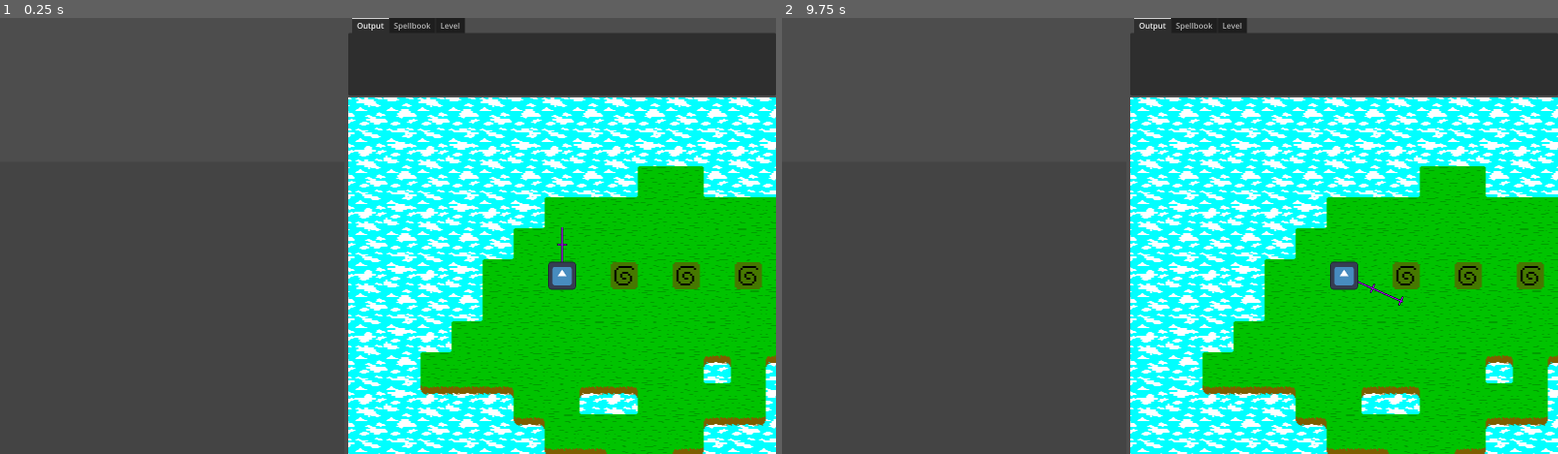
Above: before the commit, frames 1-2 (left to right).
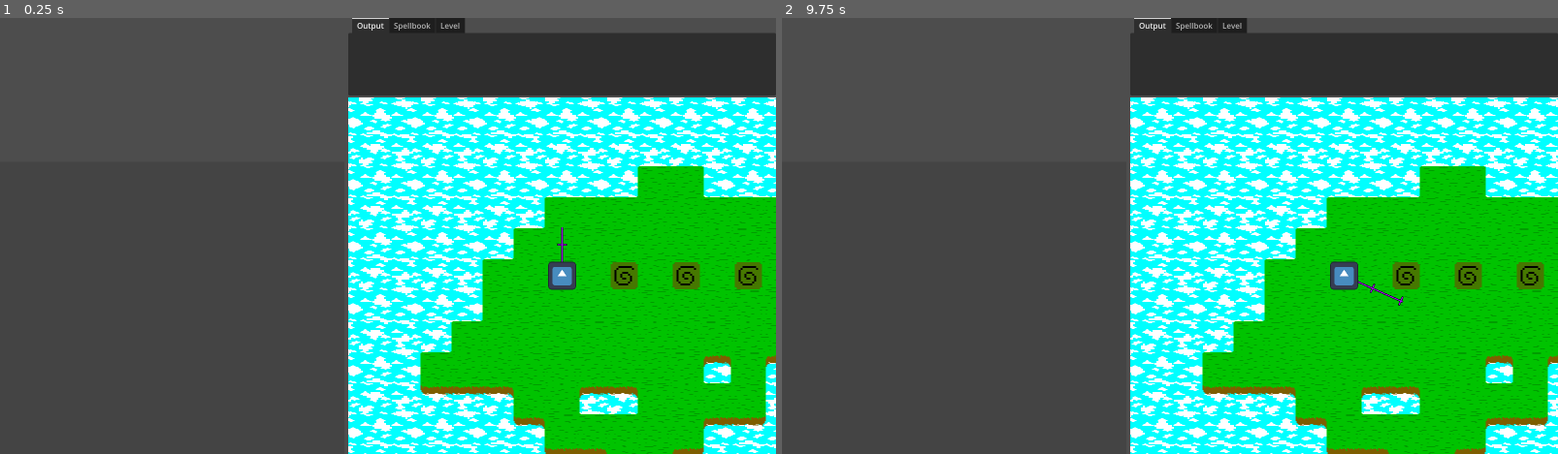
Above: after the commit, the same moments.

Repository: Nauviax/Hexgame
Game: Godot game, scene res://main_scene/main_scene.tscn
Same seed, same stepped clock (60 frames per second), same inputs: the game is played once before the commit and once after it. The engine's default icon, where the game draws it, is replaced by a stand-in: a white triangle on a blue panel in a dark square.
Inputs (mouse positions are in pixels of both pictures, inside the frame that each line leads up to):
- Up to frame 1 (0.25 s): no input
- Up to frame 2 (9.75 s): tap Enter at 0.5, 2, 3.5 s; move the mouse to (952, 310) at 0.52 s; hold D (move_right) 0.53-1.28 s; hold Space (fly) 0.53-1.28 s; click (952, 310) at 0.67 s; move the mouse to (789, 170) at 1.27 s; hold S (move_down) 1.28-2.03 s; tap Space (fly) every 1.5 s from 1.35 to 8.85 s; click (789, 170) at 1.42 s; move the mouse to (797, 188) at 2.02 s; hold D (move_right) 2.03-2.78 s; hold Space (fly) 2.03-2.78 s; click (797, 188) at 2.17 s; move the mouse to (789, 205) at 2.77 s; hold W (move_up) 2.78-3.53 s; click (789, 205) at 2.92 s; move the mouse to (797, 218) at 3.52 s; hold Space (fly) 3.53-4.28 s; hold A (move_left) 3.53-5.03 s; click (797, 218) at 3.67 s; move the mouse to (789, 236) at 4.27 s; click (789, 236) at 4.42 s; move the mouse to (797, 253) at 5.02 s; hold S (move_down) 5.03-5.78 s; hold Space (fly) 5.03-5.78 s; click (797, 253) at 5.17 s; move the mouse to (789, 266) at 5.77 s; hold D (move_right) 5.78-6.53 s; click (789, 266) at 5.92 s; move the mouse to (797, 283) at 6.52 s; hold W (move_up) 6.53-7.28 s; hold Space (fly) 6.53-7.28 s; click (797, 283) at 6.67 s; move the mouse to (789, 301) at 7.27 s; hold D (move_right) 7.28-8.03 s; click (789, 301) at 7.42 s; move the mouse to (797, 314) at 8.02 s; hold S (move_down) 8.03-8.78 s; hold Space (fly) 8.03-8.78 s; click (797, 314) at 8.17 s; move the mouse to (789, 331) at 8.77 s; hold A (move_left) 8.78-9.53 s; click (789, 331) at 8.92 s; move the mouse to (1402, 301) at 9.52 s; hold W (move_up) from 9.53 s (still down); hold Space (fly) from 9.53 s (still down); click (1402, 301) at 9.67 s

The runs differ from the first frame. In frame 1, 12% of the frame differs, in the area x 44-100%, y 18-100%; in frame 2, 12%.

Commit message:
Less jank, particles fixed, respawning flight, cooler level cam + parallax etc etc

Diff:
--- a/entity/entity.gd
+++ b/entity/entity.gd
@@ -90,8 +90,6 @@
 func set_fake_pos(pos):
 	if alive:
 		node.position = Entity.fake_to_real(pos)
-		if node is Player:
-			node.update_parallax() # Update parallax background for player.
 
 # Velocity get (Returns 0,0 if no velocity var)
 func get_fake_vel():
--- a/entity/player/player.gd
+++ b/entity/player/player.gd
@@ -9,14 +9,13 @@
 # Reference to the player's sentinel sprite (Pos and visibility controlled by entity)
 @export var sentinel: Node2D
 
-# Reference to the level parallax background (To be scrolled on player movement)
-# These nodes are added by level_base, they don't exist in the player scene.
-@onready var parallax_near = $NearLayer
-@onready var parallax_far = $FarLayer
-
 # Particle emitter references
 @onready var poofer_pgen = $Poofer
 @onready var trailer_pgen = $Trailer
+
+# Viewport/camera references
+@onready var viewport: Viewport = get_viewport()
+#@onready var camera: Camera2D = $Camera2D
 
 # Player starting spellbook for this level. Format: [iota, iota, iota, ...]
 @export var player_sb: Array = [[0.0, 1.0, 2.0, 3.0, 4.0], null, null, null]
@@ -32,8 +31,12 @@
 var acceleration = 0.015
 var tile_snap = Vector2(Entity.FAKE_SCALE, Entity.FAKE_SCALE) # Should equal grid scale, so player snaps to grid.
 var fly_chargeup = 0 # Charge to begin flying. 0 = not flying, 1-49 = charging, 50+ = flying (Flying has different movement)
-var flying = true # Whether the player is flying or not. True once charge reaches 50, but only false when charge reaches 0 again. (Player gains control earlier!)
+var flying = false # Whether the player is flying or not. True once charge reaches 50, but only false when charge reaches 0 again. (Player gains control earlier!)
 var fly_turnspeed = 0.075 # How fast the player turns while flying (Should be less than 1)
+
+# Respawn point, should player ever become out of bounds (Set to initial position)
+# Level_Base will move the player here if they aren't on a tile, checked every second.
+@onready var respawn_point: Vector2 = position
 
 # The player's look line
 @onready var look_line: Line2D = $Look_Dir
@@ -43,7 +46,6 @@
 	# Player character normally has 4 iota slots, and their spellbook can be read from but not written to externally.
 	entity.set_spellbook(true, false, player_sb.duplicate(true)) # Duplicate, or it won't reset with level
 	entity.look_dir = Vector2(0.0, -1.0) # Init just look up
-	update_parallax() # Parallax background initial pos set
 
 # Func for aiming player's look line (Taking in mouse position)
 func set_look_dir(mouse_pos: Vector2):
@@ -74,12 +76,13 @@
 			fly_chargeup += 1
 		elif not flying and fly_chargeup == 50:
 			flying = true
-			poofer_pgen.emitting = true # Poof particles (One-shot)
+			poofer_pgen.restart() # Fix poof particles sometimes not poofing on next takeoff
 			trailer_pgen.emitting = true # Start trail particles
 	else: # Handle decharging
-		if fly_chargeup > 0:
+		if fly_chargeup > 1:
 			fly_chargeup -= 1
-		else: # If charge == 0
+		elif fly_chargeup == 1: # If charge about to end, stop flying
+			fly_chargeup -= 1
 			flying = false
 			trailer_pgen.emitting = false # Stop trail particles
 
@@ -135,17 +138,10 @@
 				velocity = Vector2.from_angle(new_angle) * speed
 			position += velocity * delta # Ignore collisions, as we're flying
 
-	update_parallax() # Parallax background
-
 	# Player aiming controls
-	set_look_dir(to_local(get_viewport().get_mouse_position()))
+	set_look_dir(get_local_mouse_position())
 
 # Player cast controls (right click) are located in main_scene, as it requires access to hexecutor.
-
-# Scroll parallax background (Modding position by 64)
-func update_parallax():
-	parallax_far.position = Vector2(fmod(-position.x / 4, 64), fmod(-position.y / 4, 64))
-	parallax_near.position = parallax_far.position * 2
 
 # Handle collision with spikes
 func _on_spike_checker_body_entered(_body):
--- a/entity/player/player.tscn
+++ b/entity/player/player.tscn
@@ -15,7 +15,7 @@
 particles_anim_loop = false
 
 [sub_resource type="Gradient" id="Gradient_3wilb"]
-colors = PackedColorArray(1, 1, 1, 1, 1, 1, 1, 0)
+colors = PackedColorArray(0.784314, 0.784314, 0.784314, 1, 1, 1, 1, 0)
 
 [sub_resource type="GradientTexture1D" id="GradientTexture1D_46x23"]
 gradient = SubResource("Gradient_3wilb")
@@ -30,13 +30,13 @@
 angular_velocity_max = 100.0
 gravity = Vector3(0, 0, 0)
 damping_max = 100.0
-scale_min = 0.5
+scale_max = 1.5
 color_ramp = SubResource("GradientTexture1D_46x23")
 anim_speed_min = 1.0
 anim_speed_max = 1.5
 
 [sub_resource type="Gradient" id="Gradient_68tvs"]
-colors = PackedColorArray(1, 1, 1, 1, 1, 1, 1, 0)
+colors = PackedColorArray(0.784314, 0.784314, 0.784314, 1, 1, 1, 1, 0)
 
 [sub_resource type="GradientTexture1D" id="GradientTexture1D_l8feb"]
 gradient = SubResource("Gradient_68tvs")
@@ -48,7 +48,7 @@
 angular_velocity_min = 20.0
 angular_velocity_max = 100.0
 gravity = Vector3(0, 0, 0)
-scale_min = 0.5
+scale_max = 1.5
 color_ramp = SubResource("GradientTexture1D_l8feb")
 anim_speed_min = 1.0
 anim_speed_max = 1.5
@@ -92,12 +92,15 @@
 explosiveness = 1.0
 
 [node name="Trailer" type="GPUParticles2D" parent="."]
+z_index = -1
 material = SubResource("CanvasItemMaterial_xquuw")
 emitting = false
-amount = 2
+amount = 16
 process_material = SubResource("ParticleProcessMaterial_vp5b2")
 texture = ExtResource("4_1otv8")
 lifetime = 2.0
 
+[node name="Camera2D" type="Camera2D" parent="."]
+
 [connection signal="body_entered" from="Spike_Checker" to="." method="_on_spike_checker_body_entered"]
 [connection signal="body_exited" from="Spike_Checker" to="." method="_on_spike_checker_body_exited"]
--- a/levels/island_1/external_hub_1/level.tscn
+++ b/levels/island_1/external_hub_1/level.tscn
@@ -21,12 +21,6 @@
 position = Vector2(128, 128)
 player_sb = [[], null, null, null]
 
-[node name="FarLayer" parent="Player" index="4"]
-texture = ExtResource("4_eiyr4")
-
-[node name="NearLayer" parent="Player" index="5"]
-texture = ExtResource("5_b603i")
-
 [node name="Reveal_Iota" parent="." index="6" instance=ExtResource("6_55olu")]
 position = Vector2(256, 128)
 entity_name = "Reveal Iota"
@@ -44,3 +38,9 @@
 entity_name = "Test_Level"
 level_scene = ExtResource("9_5durt")
 sb = ["Key_2"]
+
+[node name="FarLayer" parent="ParallaxBackground/PL_Far" index="0"]
+texture = ExtResource("4_eiyr4")
+
+[node name="NearLayer" parent="ParallaxBackground/PL_Near" index="0"]
+texture = ExtResource("5_b603i")
--- a/levels/level_base.gd
+++ b/levels/level_base.gd
@@ -15,7 +15,7 @@
 var entities: Array
 
 # Player object for the level
-@onready var player = $Player
+@onready var player: Player = $Player
 
 # Most recently revealed iota (For level verification)
 var revealed_iota = null
@@ -37,11 +37,14 @@
 	# Apply initiator to level
 	initiator.initiate(self)
 
-# Control level centering
-func _process(_delta):
-	# Center level on player
-	var pos = player.position
-	position = -pos + parent.size / 2
+# Update function for the level. Currently just moves player to it's respawn point if it's not on a tile
+var process_count = 0
+func _physics_process(_delta):
+	process_count += 1
+	if process_count >= 60: # Every second, roughly
+		process_count = 0
+		if (not player.flying) and get_tile(player.entity.get_fake_pos(), 0) == -1: # If player is not on a tile
+			player.position = player.respawn_point # Move player to respawn point
 
 # Test if the level is complete (And save result)
 func validate():
@@ -133,7 +136,7 @@
 		match atlas:
 			Vector2i(1,0), Vector2i(0,1): # Wall, Glass
 				return 0
-			Vector2i(1,1): # White floor
+			Vector2i(1,1): # White floor (Also grass tile)
 				return 1
 			Vector2i(0,2): # Green floor
 				return 2
--- a/levels/level_base.tscn
+++ b/levels/level_base.tscn
@@ -8,6 +8,8 @@
 [ext_resource type="Texture2D" uid="uid://b38nwebauukxu" path="res://resources/parallax/InsideNear.png" id="5_us0qc"]
 
 [node name="LevelBase" type="Node2D"]
+texture_filter = 1
+texture_repeat = 2
 script = ExtResource("1_3xh2x")
 
 [node name="Hex_Entity_Raycast" type="RayCast2D" parent="."]
@@ -37,20 +39,34 @@
 position = Vector2(64, 64)
 sentinel = NodePath("../Player_Sentinel")
 
-[node name="FarLayer" type="Sprite2D" parent="Player"]
-z_index = -110
-texture = ExtResource("4_grjnm")
-region_enabled = true
-region_rect = Rect2(0, 0, 1280, 1280)
-
-[node name="NearLayer" type="Sprite2D" parent="Player"]
-z_index = -100
-scale = Vector2(2, 2)
-texture = ExtResource("5_us0qc")
-region_enabled = true
-region_rect = Rect2(0, 0, 640, 640)
-
 [node name="Player_Sentinel" type="Sprite2D" parent="."]
 visible = false
 z_index = 6
 texture = ExtResource("4_k5sq3")
+
+[node name="ParallaxBackground" type="ParallaxBackground" parent="."]
+
+[node name="PL_Far" type="ParallaxLayer" parent="ParallaxBackground"]
+texture_filter = 1
+texture_repeat = 2
+motion_scale = Vector2(0.125, 0.125)
+motion_mirroring = Vector2(1280, 1280)
+
+[node name="FarLayer" type="Sprite2D" parent="ParallaxBackground/PL_Far"]
+texture = ExtResource("4_grjnm")
+centered = false
+region_enabled = true
+region_rect = Rect2(0, 0, 1280, 1280)
+
+[node name="PL_Near" type="ParallaxLayer" parent="ParallaxBackground"]
+texture_filter = 1
+texture_repeat = 2
+motion_scale = Vector2(0.25, 0.25)
+motion_mirroring = Vector2(1280, 1280)
+
+[node name="NearLayer" type="Sprite2D" parent="ParallaxBackground/PL_Near"]
+scale = Vector2(2, 2)
+texture = ExtResource("5_us0qc")
+centered = false
+region_enabled = true
+region_rect = Rect2(0, 0, 640, 640)
--- /dev/null
+++ b/main_scene/level_container.gd
@@ -0,0 +1,8 @@
+extends SubViewportContainer
+
+# Handles toggling player control
+func _on_gui_input(event:InputEvent):
+	if event is InputEventMouseButton:
+		# L_click to toggle player control
+		if event.button_index == MOUSE_BUTTON_LEFT and event.is_pressed() == true:
+			Globals.player_control = !Globals.player_control
--- a/main_scene/level_control.gd
+++ /dev/null
@@ -1,12 +0,0 @@
-extends CenterContainer
-
-# Handles toggling player control
-func _on_level_area_2d_input_event(_viewport, event, _shape_idx):
-	if event is InputEventMouseButton:
-		# L_click to toggle player control
-		if event.button_index == MOUSE_BUTTON_LEFT and event.is_pressed() == true:
-			Globals.player_control = !Globals.player_control
-
-# Ensures that the Area2D is always the same size as the control (Should just run once. _ready() gives 0,0)
-func _on_resized():
-	$Level_Area2D/Area2D/CollisionShape2D.shape.size = self.size
--- a/main_scene/main_scene.gd
+++ b/main_scene/main_scene.gd
@@ -5,11 +5,10 @@
 #var test_level = preload("res://levels/test_level.tscn")
 @onready var hexecutor = null
 
-@export var grid_path: NodePath # Set in Inspector
-@onready var grid = get_node(grid_path) # $Grid
+@export var grid: Node2D
 @onready var hex_display = $HexDisplay
-@export var level_control_path: NodePath # Set in Inspector also
-@onready var level_control = get_node(level_control_path)
+@export var level_container: SubViewportContainer
+@onready var level_viewport = level_container.get_child(0)
 
 var loaded_level = null # Currently loaded level (Child of level_control)
 var level_list = [] # List of arrays that represent levels other than the loaded level. Appended to on new level load.
@@ -24,7 +23,7 @@
 	# Save current level to level_list, along with hexecutor and the level_haver
 	level_list.push_back([loaded_level, hexecutor, level_haver_entity])
 	# Remove the level as a child
-	level_control.remove_child(loaded_level)
+	level_viewport.remove_child(loaded_level)
 	loaded_level = null
 	# Clear grid
 	grid.reset(true) # Hard reset, clears border score
@@ -38,7 +37,7 @@
 func load_level_from_scene(scene: PackedScene):
 	# Load test level
 	loaded_level = scene.instantiate()
-	level_control.add_child(loaded_level)
+	level_viewport.add_child(loaded_level)
 	# Offset by Entity.FAKE_SCALE / 2 (Due to tilemap offset)
 	if Engine.is_editor_hint():
 		loaded_level.position = Vector2(32, 32) # Issue getting Entity.FAKE_SCALE in editor. This may become outdated
@@ -63,13 +62,13 @@
 	var prev_level_stuff = level_list.pop_back()
 	# Unload and delete current level
 	var level_validated = loaded_level.validated # For use in updating level_haver \/
-	level_control.remove_child(loaded_level)
+	level_viewport.remove_child(loaded_level)
 	loaded_level.queue_free()
 	grid.reset(true) # Hard reset, clears border score
 
 	# Load previous level
 	loaded_level = prev_level_stuff[0]
-	level_control.add_child(loaded_level)
+	level_viewport.add_child(loaded_level)
 	hexecutor = prev_level_stuff[1]
 	hexecutor.scram_mode = false # Disable scram mode so patterns can run again.
 
--- a/main_scene/main_scene.tscn
+++ b/main_scene/main_scene.tscn
@@ -1,17 +1,14 @@
-[gd_scene load_steps=6 format=3 uid="uid://qir8003u2t7e"]
+[gd_scene load_steps=5 format=3 uid="uid://qir8003u2t7e"]
 
 [ext_resource type="Script" path="res://main_scene/main_scene.gd" id="1_7msjx"]
 [ext_resource type="PackedScene" uid="uid://de8mh783pdkbd" path="res://grid/grid.tscn" id="2_qu1ct"]
 [ext_resource type="Script" path="res://main_scene/hex_display.gd" id="3_pett3"]
-[ext_resource type="Script" path="res://main_scene/level_control.gd" id="4_hheto"]
+[ext_resource type="Script" path="res://main_scene/level_container.gd" id="4_opbep"]
 
-[sub_resource type="RectangleShape2D" id="RectangleShape2D_u4ys3"]
-size = Vector2(200, 200)
-
-[node name="MainScene" type="Node2D"]
+[node name="MainScene" type="Node2D" node_paths=PackedStringArray("grid", "level_container")]
 script = ExtResource("1_7msjx")
-grid_path = NodePath("HexDisplay/MarginContainer/LR_Split/Stack_Grid/Grid_Control/Grid")
-level_control_path = NodePath("HexDisplay/MarginContainer/LR_Split/Info_SB_Level/Level_Control")
+grid = NodePath("HexDisplay/MarginContainer/LR_Split/Stack_Grid/Grid_Control/Grid")
+level_container = NodePath("HexDisplay/MarginContainer/LR_Split/Info_SB_Level/LevelContainer")
 
 [node name="Camera2D" type="Camera2D" parent="."]
 anchor_mode = 0
@@ -128,23 +125,17 @@
 layout_mode = 2
 text = "Border score: 0 + 0 = 0"
 
-[node name="Level_Control" type="CenterContainer" parent="HexDisplay/MarginContainer/LR_Split/Info_SB_Level"]
-clip_contents = true
+[node name="LevelContainer" type="SubViewportContainer" parent="HexDisplay/MarginContainer/LR_Split/Info_SB_Level"]
+custom_minimum_size = Vector2(200, 200)
 layout_mode = 2
 size_flags_vertical = 3
-size_flags_stretch_ratio = 5.6
-script = ExtResource("4_hheto")
+stretch = true
+script = ExtResource("4_opbep")
 
-[node name="Level_Area2D" type="Control" parent="HexDisplay/MarginContainer/LR_Split/Info_SB_Level/Level_Control"]
-layout_mode = 2
-
-[node name="Area2D" type="Area2D" parent="HexDisplay/MarginContainer/LR_Split/Info_SB_Level/Level_Control/Level_Area2D"]
-collision_layer = 256
-collision_mask = 0
-
-[node name="CollisionShape2D" type="CollisionShape2D" parent="HexDisplay/MarginContainer/LR_Split/Info_SB_Level/Level_Control/Level_Area2D/Area2D"]
-shape = SubResource("RectangleShape2D_u4ys3")
+[node name="LevelViewport" type="SubViewport" parent="HexDisplay/MarginContainer/LR_Split/Info_SB_Level/LevelContainer"]
+handle_input_locally = false
+size = Vector2i(882, 736)
+render_target_update_mode = 4
 
 [connection signal="pressed" from="HexDisplay/MarginContainer/LR_Split/Info_SB_Level/Info_Tabs/Level/Level_Buttons/Validate" to="HexDisplay" method="_on_level_validate_pressed"]
-[connection signal="resized" from="HexDisplay/MarginContainer/LR_Split/Info_SB_Level/Level_Control" to="HexDisplay/MarginContainer/LR_Split/Info_SB_Level/Level_Control" method="_on_resized"]
-[connection signal="input_event" from="HexDisplay/MarginContainer/LR_Split/Info_SB_Level/Level_Control/Level_Area2D/Area2D" to="HexDisplay/MarginContainer/LR_Split/Info_SB_Level/Level_Control" method="_on_level_area_2d_input_event"]
+[connection signal="gui_input" from="HexDisplay/MarginContainer/LR_Split/Info_SB_Level/LevelContainer" to="HexDisplay/MarginContainer/LR_Split/Info_SB_Level/LevelContainer" method="_on_gui_input"]
